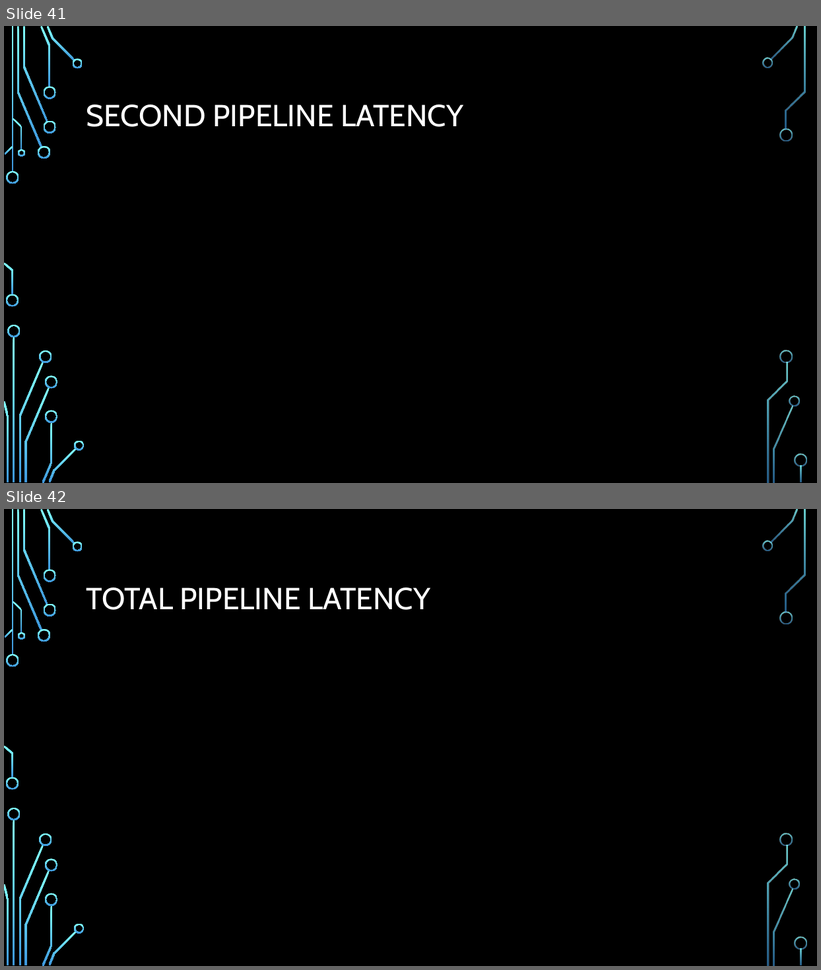
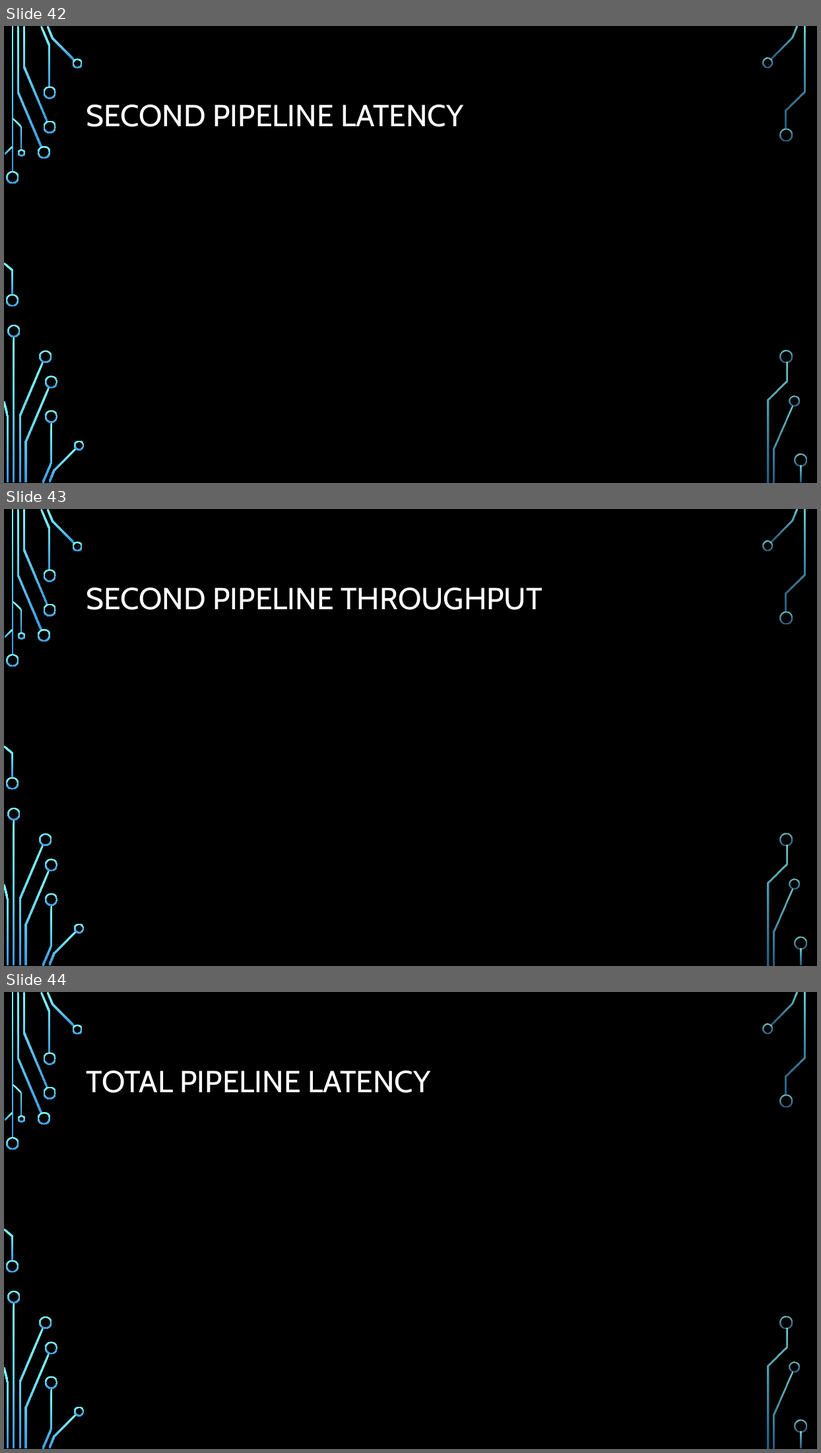
Before and after one commit to liotahuf/project_k_means, a slide deck: Midle presentation.pptx. Shown one above the other, each under a label of ours: slides 41 and 42 before the commit, slides 42, 43 and 44 after it. The pictures are 821x970 and 821x1453 pixels, drawn with LibreOffice and Linux fonts; fonts in the diff are those of the drawing; grey boxes stand for pictures; background and template pictures are left out. Boxes give left, top, right and bottom in pixels: in the first picture for what was removed or moved away, otherwise in the second. Text is boxed around its words. In the diff, an @@ line names an element or a change of style, - is before the commit and + after.

```diff
--- a/Midle presentation.pptx
+++ b/Midle presentation.pptx
@@ slide 43 added at [4,509,817,966], background picture (left out); not listed: 36 template elements that a slide beside it also shows @@
@@ title added at [86,588,543,610], 36 pt, text #FFFFFF @@
+SECOND PIPELINE THROUGHPUT
@@ what was slide 41 is now slide 42 @@
@@ what was slide 42 is now slide 44 @@
```
Also in this commit, not shown: 1 slide changed, 1 other slide added, 17 other files.
